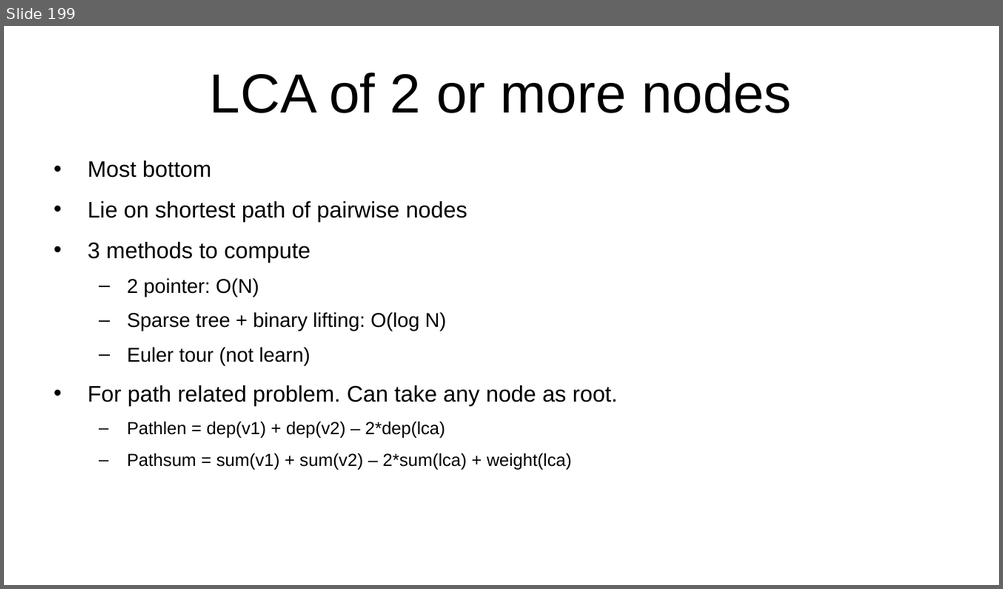
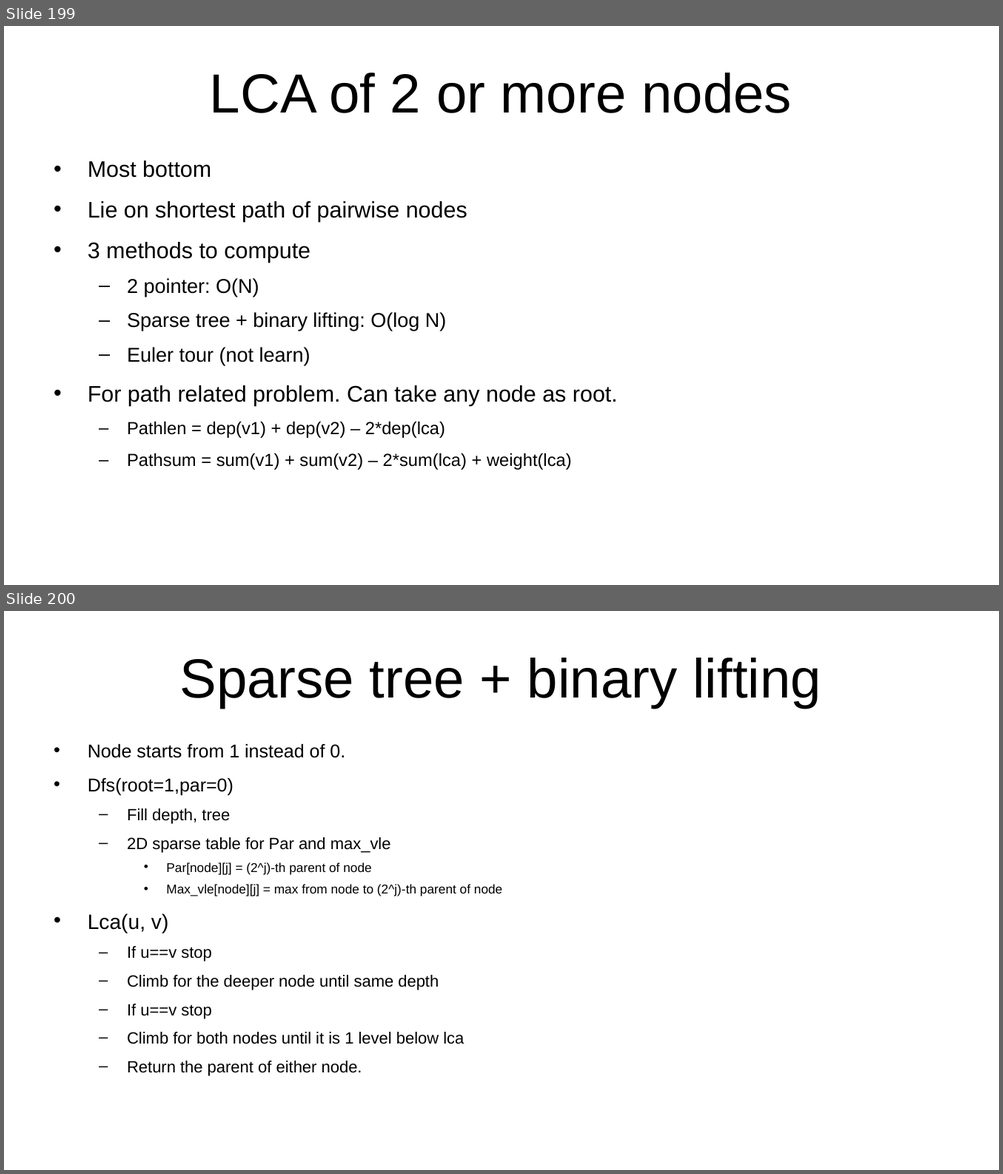
Before and after one commit to kindaichinisan/CompetitiveProgramming, a slide deck: MyCode/competitive_programming.ppt. Shown one above the other, each under a label of ours: slide 199 before the commit, slides 199 and 200 after it. The pictures are 1003x589 and 1003x1174 pixels, drawn with LibreOffice and Linux fonts; fonts in the diff are those of the drawing. Boxes give left, top, right and bottom in pixels: in the first picture for what was removed or moved away, otherwise in the second. Text is boxed around its words. In the diff, an @@ line names an element or a change of style, - is before the commit and + after.

```diff
--- a/MyCode/competitive_programming.ppt
+++ b/MyCode/competitive_programming.ppt
@@ slide 200 added at <box>4,611,999,1170</box>, background #FFFFFF @@
@@ title added at <box>179,658,821,709</box>, 44 pt, text #000000 @@
+Sparse tree + binary lifting
@@ text added at <box>88,744,502,1076</box>, 12.9 pt, text #000000 @@
+• Node starts from 1 instead of 0.
+• Dfs(root=1,par=0)
+  – Fill depth, tree
+  – 2D sparse table for Par and max_vle
+    • Par[node][j] = (2^j)-th parent of node
+    • Max_vle[node][j] = max from node to (2^j)-th parent of node
+• Lca(u, v)
+  – If u==v stop
+  – Climb for the deeper node until same depth
+  – If u==v stop
+  – Climb for both nodes until it is 1 level below lca
+  – Return the parent of either node.
```
Also in this commit, not shown: 5 other files.
